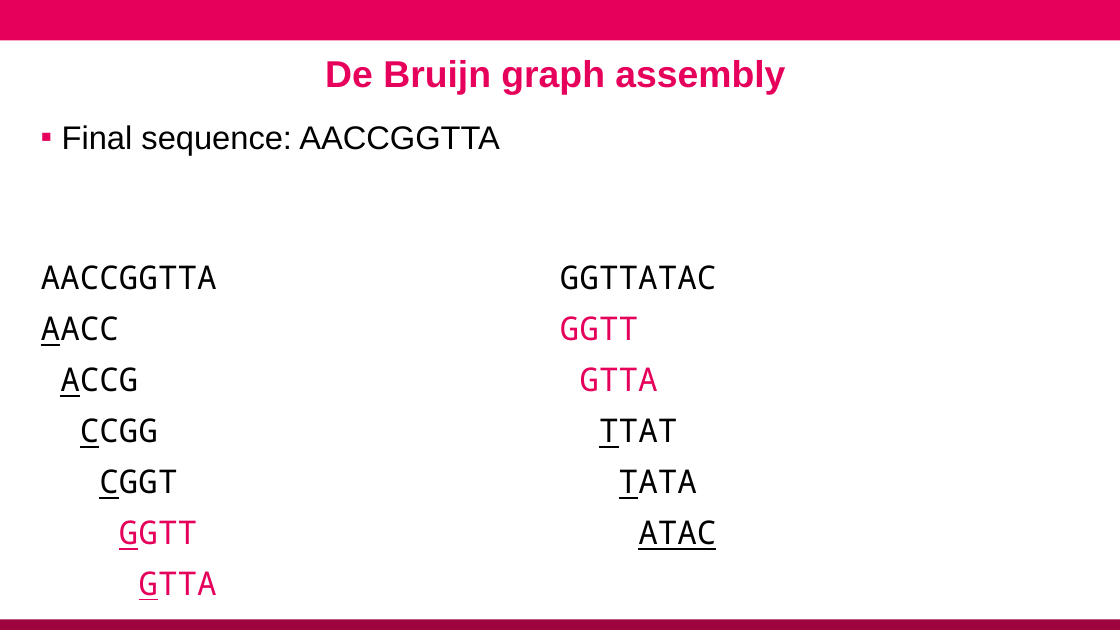
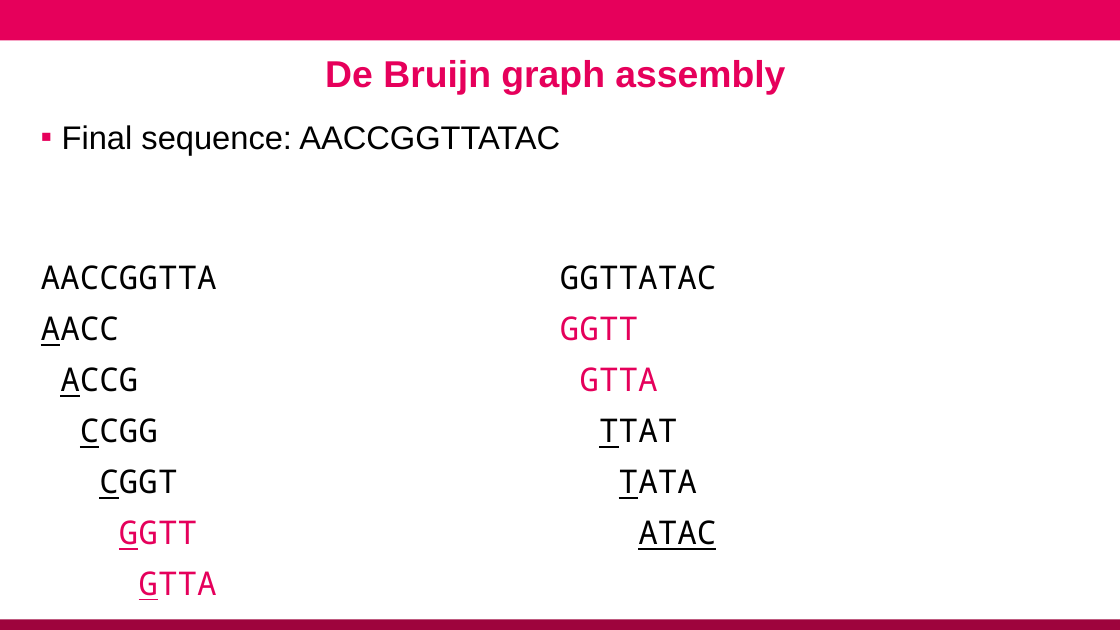
Before and after one commit to conmeehan/conmeehan.github.io, a slide deck: slide 14 of PathogenDataCourse/SlideSets/GenomeAssembly.pptx. Drawn at 1120x630 pixels with LibreOffice and Linux fonts; fonts in the diff are those of the drawing; background and template pictures are left out. Boxes give left, top, right and bottom in pixels: in the first picture for what was removed or moved away, otherwise in the second. Text is boxed around its words. In the diff, an @@ line names an element or a change of style, - is before the commit and + after.

```diff
--- a/PathogenDataCourse/SlideSets/GenomeAssembly.pptx
+++ b/PathogenDataCourse/SlideSets/GenomeAssembly.pptx
@@ text at [62, 125, 560, 155]: text changed @@
-▪ Final sequence: AACCGGTTA
+▪ Final sequence: AACCGGTTATAC
```
Also in this commit, not shown: 2 other files.
